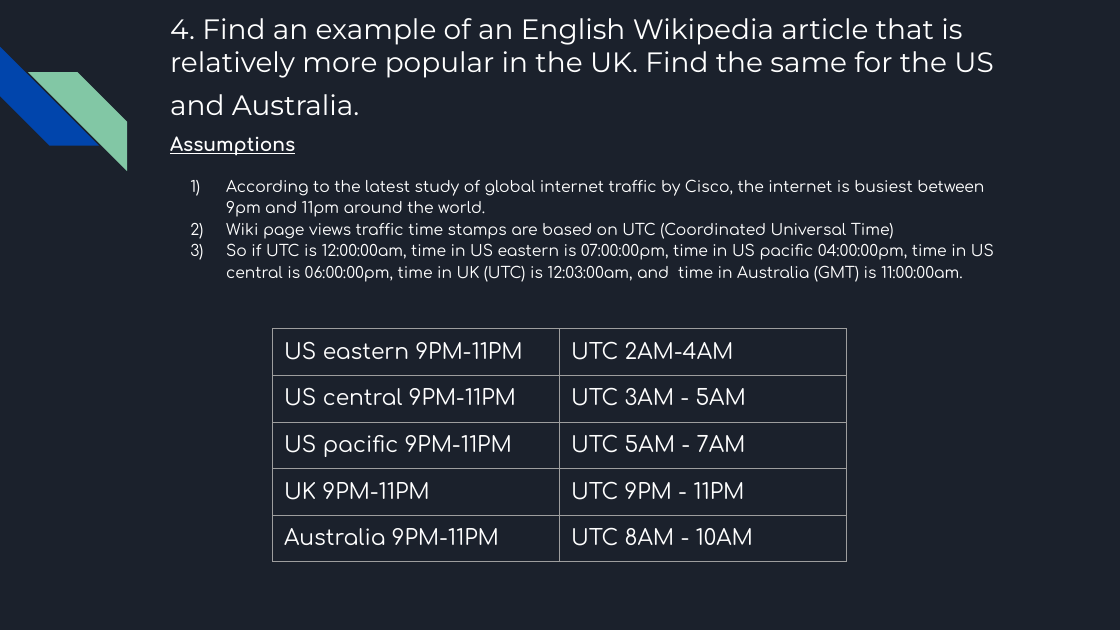
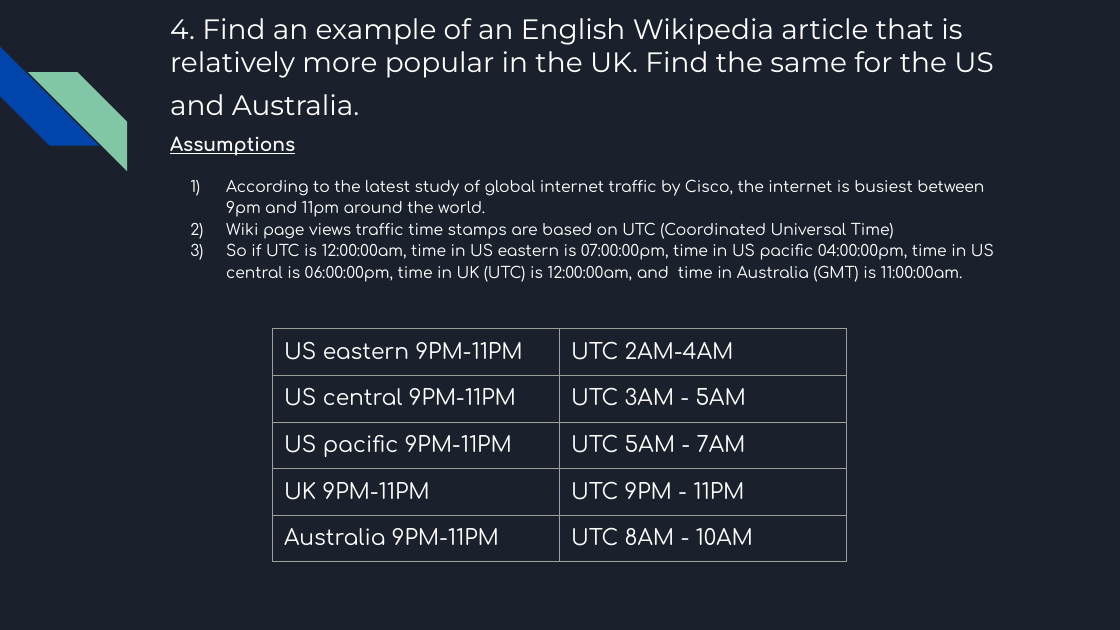
Before and after one commit to AlanLiang1/Project_1, a slide deck: slide 15 of P1 Presentation.pptx (slide 11 before the commit). Drawn at 1120x630 pixels with LibreOffice and Linux fonts; fonts in the diff are those of the drawing. Boxes give left, top, right and bottom in pixels: in the first picture for what was removed or moved away, otherwise in the second. Text is boxed around its words. In the diff, an @@ line names an element or a change of style, - is before the commit and + after.

```diff
--- a/P1 Presentation.pptx
+++ b/P1 Presentation.pptx
@@ text at [226, 243, 994, 282]: text changed @@
-3) So if UTC is 12:00:00am, time in US eastern is 07:00:00pm, time in US pacific 04:00:00pm, time in US central is 06:00:00pm, time in UK (UTC) is 12:03:00am, and time in Australia (GMT) is 11:00:00am.
+3) So if UTC is 12:00:00am, time in US eastern is 07:00:00pm, time in US pacific 04:00:00pm, time in US central is 06:00:00pm, time in UK (UTC) is 12:00:00am, and time in Australia (GMT) is 11:00:00am.
```
Also in this commit, not shown: 14 other slides changed, 6 slides added, 1 other file.
